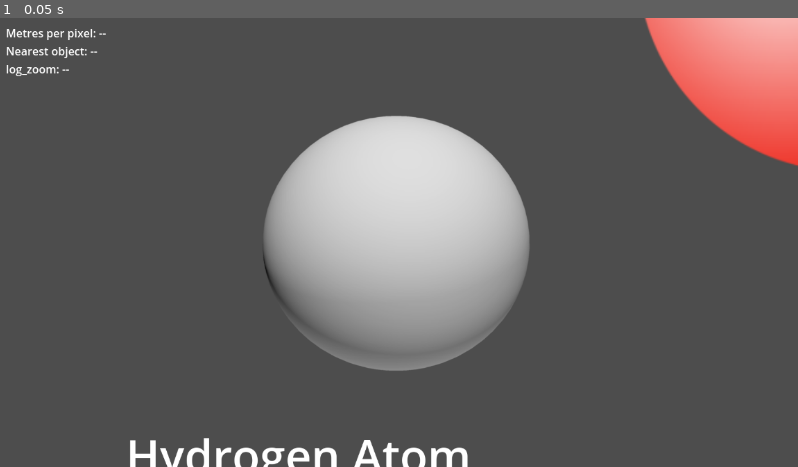
Above: before the commit, frame 1.
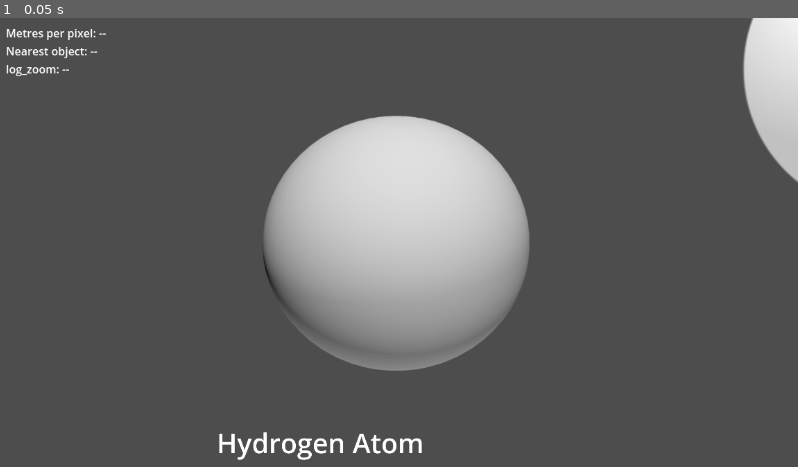
Above: after the commit, the same moment.

Repository: SFMiner/LifeZoom
Game: Godot game, scene res://Main.tscn
The game is run twice, just before and just after one commit, with the same random seed, the same clock (stepped at 60 frames per second) and the same inputs.
Inputs:
- Up to frame 1 (0.05 s): no input

The runs differ from the first frame. In frame 1, 5.7% of the frame differs, in the area x 16-100%, y 0-100%.

Commit message:
Updated gligching and text sizes

Diff:
--- a/ObjectManager.gd
+++ b/ObjectManager.gd
@@ -21,6 +21,12 @@
 const CLOSE_RATIO_THRESHOLD: float = 3.0
 const EXTRA_ANGLE: float = 0.5
 
+## Reference texture width used to normalise label sizes.  A texture of
+## exactly this width renders its label at the raw font size; narrower and
+## wider textures are compensated so that every label ends up the same size
+## on screen.  See _load_objects().
+const LABEL_REF_WIDTH: float = 1000.0
+
 const INITIAL_ZOOM : float = -29.0
 ## A list of dictionaries loaded from the JSON file.  Each entry
 ## contains keys matching those defined in objects.json (id,
@@ -49,6 +55,16 @@
 
 
 var labels: Array = []
+
+## Ring angle (radians) for each object, indexed alongside `objects`.
+## Derived purely from the real-world size ratios between neighbouring
+## objects, so it does NOT depend on zoom or viewport and is computed
+## exactly once.  Recomputing this per frame from pixel radii caused
+## sprites to teleport: ratios that sit on CLOSE_RATIO_THRESHOLD land on
+## different sides of the comparison as floating-point rounding shifts
+## with the zoom level, and because the angle is a running sum a single
+## flip rotated every later object by EXTRA_ANGLE.
+var ring_angles: Array = []
 
 ## Reference to the ZoomManager node.  Cached at runtime.
 var zoom_manager: ZoomManager = null
@@ -68,6 +84,9 @@
 
 	# Load object definitions and spawn sprites.
 	_load_objects()
+
+	# Fix the ring layout once.  Angles are zoom- and viewport-independent.
+	_compute_ring_angles()
 
 	# Compute per‑object thresholds and global zoom bounds based on the
 	# current viewport.  These will be recomputed if the viewport
@@ -143,6 +162,18 @@
 		lbl.horizontal_alignment = HORIZONTAL_ALIGNMENT_CENTER
 
 
+		# Labels are children of the sprite and inherit its scale, which is
+		# normalised by texture width (scale_factor = screen_px / img_w).
+		# That made rendered font size inversely proportional to the source
+		# image's pixel width — a 1430px texture drew its label at a third
+		# the size of a 500px one.  Pre-multiplying by img_w / LABEL_REF_WIDTH
+		# cancels the img_w term, leaving effective size proportional to
+		# screen_px alone, so labels still grow and shrink with their object.
+		# Zoom-independent, so it is set once here rather than per frame.
+		var lbl_img_w: float = float(tex.get_width())
+		if lbl_img_w > 0.0:
+			lbl.scale = Vector2.ONE * (lbl_img_w / LABEL_REF_WIDTH)
+
 		sprite.add_child(lbl)
 		var shift_x : float
 		var shift_y : float
@@ -159,6 +190,31 @@
 	# Initialise arrays for thresholds to the same size as objects.
 
 
+
+func _compute_ring_angles() -> void:
+	# Lay the objects out on a ring around object 0.  Each object advances
+	# one radian from the previous, plus EXTRA_ANGLE when neighbouring
+	# objects are close in size and would otherwise crowd each other.
+	# The ratio is taken from real_size_m directly rather than from pixel
+	# radii: the two are mathematically identical (the metres-per-pixel
+	# factor cancels) but the real-size form is evaluated once and is
+	# therefore stable, whereas the pixel form re-rounded every frame.
+	ring_angles.resize(objects.size())
+	if objects.size() == 0:
+		return
+	ring_angles[0] = 0.0
+	var cumulative_angle: float = -PI / 2.0
+	for idx in range(1, objects.size()):
+		var prev_size: float = objects[idx - 1]["real_size_m"]
+		var size_i: float = objects[idx]["real_size_m"]
+		var ratio: float = prev_size / size_i
+		if ratio < 1.0:
+			ratio = 1.0 / ratio
+		var angle_step: float = 1.0
+		if ratio < CLOSE_RATIO_THRESHOLD:
+			angle_step += EXTRA_ANGLE
+		cumulative_angle += angle_step
+		ring_angles[idx] = cumulative_angle
 
 func _compute_thresholds() -> void:
 	# Determine the viewport width to compute target pixel sizes.  Use
@@ -320,33 +376,16 @@
 	# first object's radius.  A margin factor is used to prevent
 	# overlapping.
 	var MARGIN_FACTOR: float = 1.1
-	# Start from directly above the centre.  In Godot's coordinate
-	# system, angles increase clockwise (positive angles rotate downwards),
-	# so an angle of -PI/2 corresponds to up.  Subsequent objects
-	# advance by +1 radian clockwise.
-	var base_angle: float = -PI / 2.0
 	if objects.size() > 0:
 		# centre the first object
 		sprites[0].position = Vector2.ZERO
-		var radius0_px: float = radius_px_arr.size() > 0 if radius_px_arr[0] else 0.0
-		var prev_radius_px: float = radius0_px
-		var cumulative_angle: float = base_angle
+		var radius0_px: float = radius_px_arr[0]
 		for idx in range(1, objects.size()):
 			var radius_i_px: float = radius_px_arr[idx]
-			# Compute the ratio between this object and the previous one
-			var ratio = prev_radius_px / radius_i_px
-			if ratio < 1.0:
-				ratio = 1.0 / ratio
-			# Start with a 1‑radian step; add EXTRA_ANGLE if sizes are close
-			var angle_step: float = 1.0
-			if ratio < CLOSE_RATIO_THRESHOLD:
-				angle_step += EXTRA_ANGLE
-			cumulative_angle += angle_step
-			# Distance remains based on the sum of the first object's radius and this object's radius
+			# Distance is based on the sum of the first object's radius and this object's radius.
 			var distance_px: float = MARGIN_FACTOR * (radius0_px + radius_i_px)
-			var dir_vec: Vector2 = Vector2(cos(cumulative_angle), sin(cumulative_angle))
+			var dir_vec: Vector2 = Vector2(cos(ring_angles[idx]), sin(ring_angles[idx]))
 			sprites[idx].position = dir_vec * distance_px
-			prev_radius_px = radius_i_px
 
 
 	# Update debug UI if present.
--- a/objects.json
+++ b/objects.json
@@ -8,7 +8,7 @@
 	  0.5,
 	  0.5
 	],
-	"position_shift": [0, 1400],
+	"position_shift": [200, 1400],
 	"notes": "Approximate diameter of a hydrogen atom (~1 \u00c5)."
   },
   {
@@ -20,7 +20,7 @@
 	  0.5,
 	  0.5
 	],
-	"position_shift": [200, 500],
+	"position_shift": [400, 600],
 	"notes": "Approximate diameter of a water molecule."
   },
   {
@@ -56,7 +56,7 @@
 	  0.5,
 	  0.5
 	],
-	"position_shift": [-300, 900],
+	"position_shift": [225, 900],
 	"notes": "Typical virus size (~150 nm)."
   },
   {
@@ -68,7 +68,7 @@
 	  0.5,
 	  0.5
 	],
-	"position_shift": [-150, 750],
+	"position_shift": [-100, 750],
 	"notes": "samller than some bacteria size (~50 \u00b2m)."
   },
   {
@@ -128,19 +128,19 @@
 	  0.5,
 	  0.5
 	],
-	"position_shift": [-50, 1000],
+	"position_shift": [-100, 1000],
 	"notes": "Average human cell size (~10 \u00b5m)."
   },
    {
 	"id": "demodex_mite",
-	"display_name": "Demodex Mite",
+	"display_name": "Demodex\nMite",
 	"real_size_m": 0.00015,
 	"image_path": "res://assets/demodex.png",
 	"pivot_normalized": [
 	  0.5,
 	  0.5
 	],
-	"position_shift": [200, 800],
+	"position_shift": [500, 750],
 	"notes": "Average human cell size (~10 \u00b5m)."
   },
    {
@@ -164,7 +164,7 @@
 	  0.5,
 	  0.5
 	],
-	"position_shift": [700, 700],
+	"position_shift": [300, 1400],
 	"notes": "Representative insect (5mm)."
   },
   {
@@ -200,7 +200,7 @@
 	  0.5,
 	  0.5
 	],
-	"position_shift": [200, 650],
+	"position_shift": [300, 650],
 	"notes": "medium sized insect (12mm cm)."
   },
  {
@@ -212,7 +212,7 @@
 	  0.5,
 	  0.5
 	],
-	"position_shift": [500, 1000],
+	"position_shift": [550, 1100],
 	"notes": "Smallest bird eggs."
   },
   {
@@ -248,7 +248,7 @@
 	  0.5,
 	  0.5
 	],
-	"position_shift": [-50, 700],
+	"position_shift": [150, 700],
 	"notes": "Largest bird egg."
   },
   {
@@ -260,7 +260,7 @@
 	  0.5,
 	  0.5
 	],
-	"position_shift": [400, 600],
+	"position_shift": [600, 700],
 	"notes": "Small dog."
   },
   {
@@ -272,7 +272,7 @@
 	  0.5,
 	  0.5
 	],
-	"position_shift": [850, 950],
+	"position_shift": [900, 1000],
 	"notes": "Small mammal."
   },
 {
@@ -284,7 +284,7 @@
 	  0.5,
 	  0.5
 	],
-	"position_shift": [-50, 900],
+	"position_shift": [50, 800],
 	"notes": "Average adult human height."
   },
 {
@@ -296,7 +296,7 @@
 	  0.5,
 	  0.5
 	],
-	"position_shift": [-100, 700],
+	"position_shift": [200, 500],
 	"notes": "A large dog."
   },
 {
@@ -308,7 +308,7 @@
 	  0.5,
 	  0.5
 	],
-	"position_shift": [200, 700],
+	"position_shift": [250, 700],
 	"notes": "A large shark."
   },
 {
@@ -320,19 +320,19 @@
 	  0.5,
 	  0.5
 	],
-	"position_shift": [800, 800],
+	"position_shift": [750, 1050],
 	"notes": "The largest living land mammal."
   },
 {
 	"id": "saltwater_crocodile",
 	"display_name": "Saltwater\nCrocodile",
-	"real_size_m": 6,
+	"real_size_m": 7,
 	"image_path": "res://assets/saltwater_crocodile.png",
 	"pivot_normalized": [
 	  0.5,
 	  0.5
 	],
-	"position_shift": [200, 1050],
+	"position_shift": [100, 1100],
 	"notes": "The largest living reptile."
   },
   {
@@ -344,7 +344,7 @@
 	  0.5,
 	  0.5
 	],
-	"position_shift": [400, 1100],
+	"position_shift": [250, 1050],
 	"notes": "A large therapod dinosaur."
   },
   {
@@ -356,7 +356,7 @@
 	  0.5,
 	  0.5
 	],
-	"position_shift": [200, 1100],
+	"position_shift": [500, 1200],
 	"notes": "The largest known extinct shark."
   },
 {
@@ -368,18 +368,18 @@
 	  0.5,
 	  0.5
 	],
-	"position_shift": [400, 1050],
+	"position_shift": [400, 1100],
 	"notes": "The largest animal knwon to have lived."
   },{
 	"id": "city_block",
-	"display_name": "City Block",
+	"display_name": "City\nBlock",
 	"real_size_m": 100.0,
 	"image_path": "res://assets/city_block.png",
 	"pivot_normalized": [
 	  0.5,
 	  0.5
 	],
-	"position_shift": [1500, 200],
+	"position_shift": [850, 900],
 	"notes": "Approximate length of a city block (100 m)."
   },
   {
@@ -391,7 +391,7 @@
 	  0.5,
 	  0.5
 	],
-	"position_shift": [200, 1400],
+	"position_shift": [475, 1200],
 	"notes": "Representative mountain (~1 km)."
   },
   {
@@ -403,31 +403,31 @@
 	  0.5,
 	  0.5
 	],
-	"position_shift": [200, 1400],
+	"position_shift": [100, 900],
 	"notes": "3.5 square miles; about 2.5 miles across."
   },
   {
 	"id": "north_america",
-	"display_name": "North America",
+	"display_name": "North\nAmerica",
 	"real_size_m": 1000000.0,
 	"image_path": "res://assets/north_america.png",
 	"pivot_normalized": [
 	  0.5,
 	  0.5
 	],
-	"position_shift": [1200, 2800],
+	"position_shift": [250, 1000],
 	"notes": "Representative continent (~1000 km)."
   },
   {
 	"id": "earth",
 	"display_name": "Earth",
-	"real_size_m": 12742000.0,
+	"real_size_m": 2074200.0,
 	"image_path": "res://assets/earth.png",
 	"pivot_normalized": [
-	  0.5,
-	  0.5
+	  0.3,
+	  0.3
 	],
 	"notes": "Diameter of Earth (~12,742 km).",
-	"position_shift": [-200, 1400]
+	"position_shift": [775, 400]
   }
 ]
Not shown, added: .claude/settings.local.json
Not shown: 1 places in ObjectManager.tscn that only renumber resources
Binary file changed: assets/saltwater_crocodile.png
Binary file added: assets/t_rex (Custom).png
Not shown, added: assets/t_rex (Custom).png.import
Binary file changed: assets/t_rex.png
Not shown, changed: export_presets.cfg
Not shown, added: CLAUDE.md
